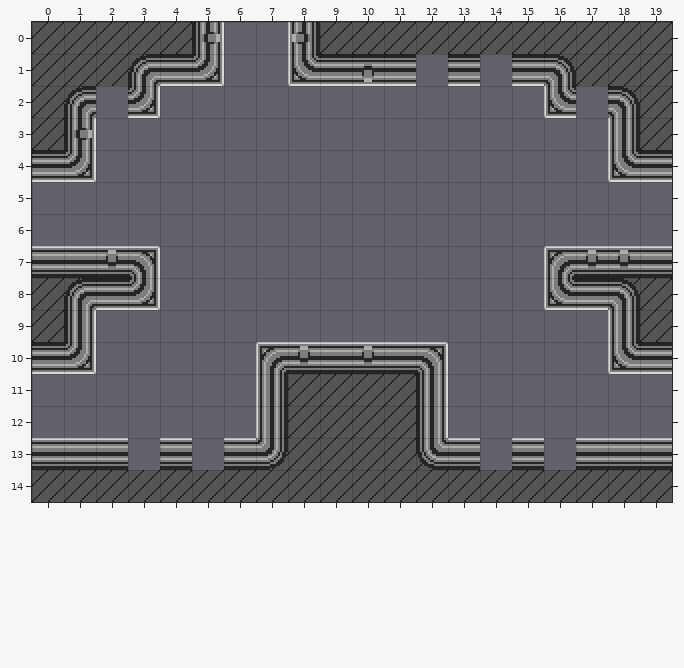
Two versions of a level (Tiled map, assets/tilemaps/hub.tmx). This is how it looked before the edit.
Cells are 16x16 px. Shown: x 0..19, y 0..14.
The result:
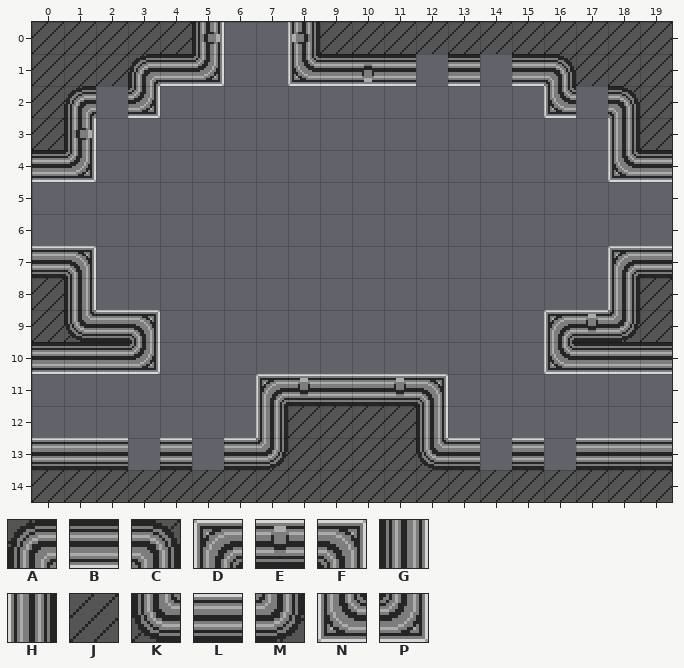
Key: from "walls": A 0, B 1, C 2, D 3, E 4, F 5, G 20, H 22, J 24, K 40, L 41, M 42, N 43, P 45.
_ is an empty cell.
The edit:
Layer "walls":
y 7: x 1..3 LEF -> F__; x 16..18 DEE -> __D
y 8: x 1..3 ABP -> G__; x 16..18 NBC -> __H
y 9: x 1..3 G__ -> KLF; x 16..18 __H -> DEM
y 10: x 1..3 P__ -> BBP; x 7..12 DELELF -> ______; x 16..18 __N -> NBB
y 11: x 7..12 HJJJJG -> DELLEF
Changed places in both pictures, as pixel boxes (x1, y1, x2, y2):
changed: (64, 246, 160, 374)
changed: (544, 246, 640, 374)
changed: (256, 342, 448, 406)
